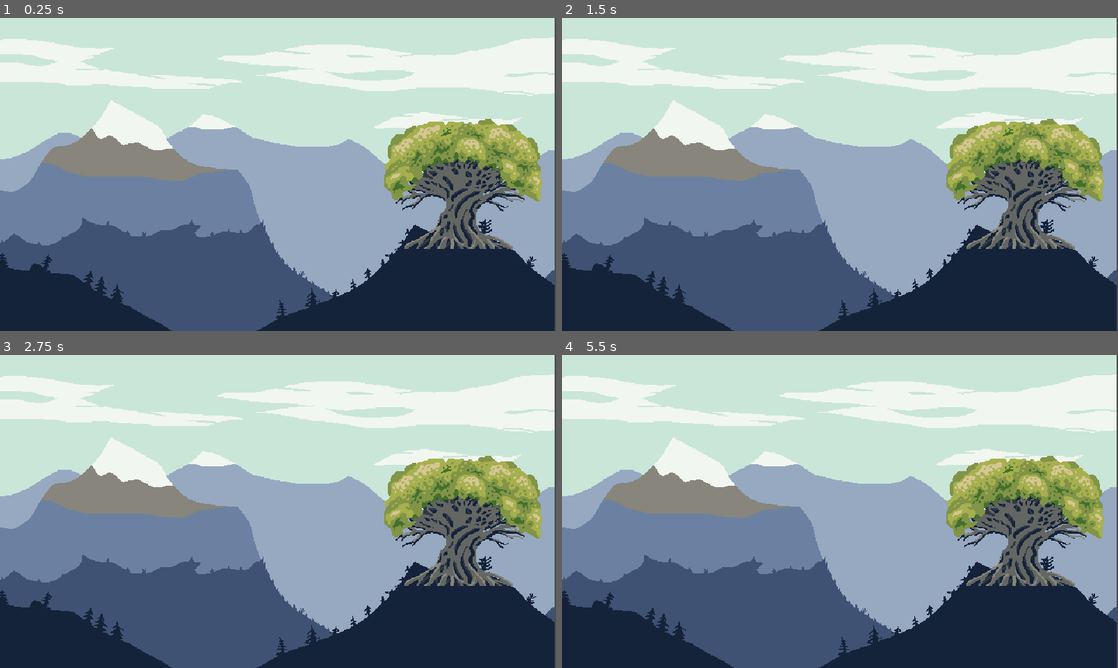
Above: before the commit, frames 1-4 (two rows, left to right).
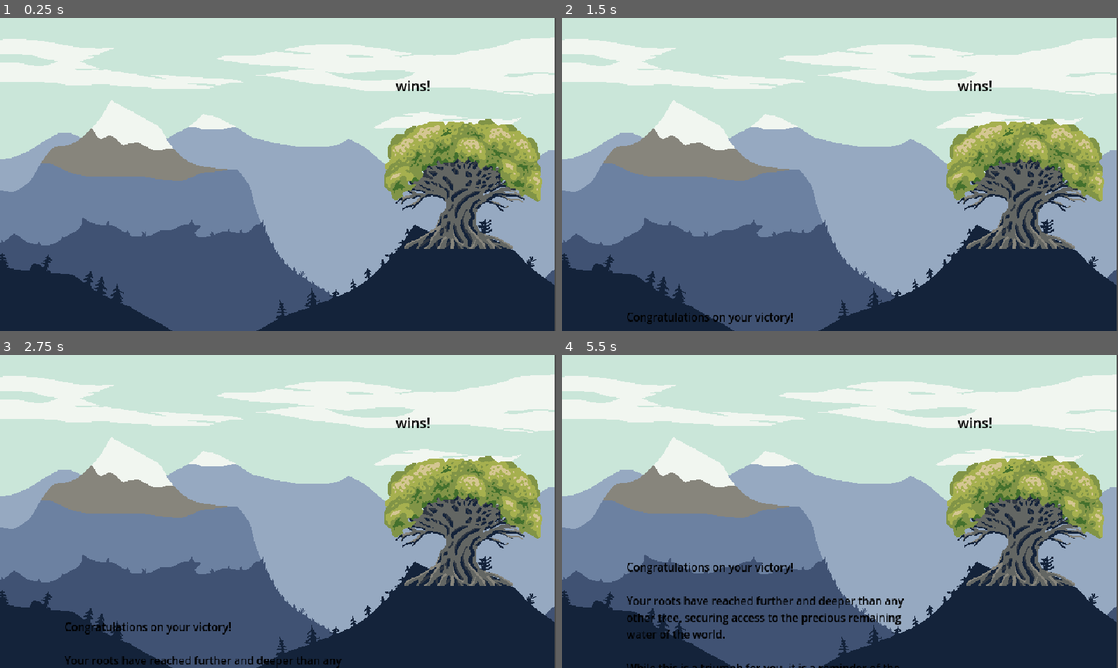
Above: after the commit, the same moments.

Repository: Rotta-Games/ragerootin
Game: Godot game, scene res://game_over.tscn
Two runs of this game, one before a commit and one after it. Both use one fixed random seed, a clock stepped at 60 frames per second and the inputs below. This scene is started directly instead of the project's main scene.
Inputs:
- Up to frame 1 (0.25 s): no input
- Up to frame 2 (1.5 s): tap Enter (ui_accept) at 0.5, 0.77 s; hold Right (player1_move_right) 0.53-1.28 s; tap Space (player1_shoot) at 0.6 s; hold Down (player1_move_down) from 1.28 s (still down); tap S (player2_move_down) at 1.35 s
- Up to frame 3 (2.75 s): tap Enter (ui_accept) at 1.52 s; release Down (player1_move_down) at 2.03 s; hold Right (player1_move_right) from 2.03 s (still down); hold A (player2_move_left) from 2.03 s (still down)
- Up to frame 4 (5.5 s): release Right (player1_move_right) at 2.78 s; release A (player2_move_left) at 2.78 s; hold Up (player1_move_up) 2.78-3.53 s; tap D (player2_move_right) at 2.85 s; tap Enter (ui_accept) at 3.02, 3.77, 4.52 s; hold W (player2_move_up) 3.53-4.28 s; hold Left (player1_move_left) 3.53-5.03 s; tap F (player2_shoot) at 4.35 s; hold Down (player1_move_down) from 5.03 s (still down); tap Space (player1_shoot) at 5.1 s

The runs differ from the first frame. In frame 1, 0.1% of the frame differs, in the area x 71-78%, y 20-24%; in frame 2, 0.4%; in frame 3, 0.9%; in frame 4, 2.0%, in the area x 11-78%, y 20-100%.

Commit message:
Add game over screen

Diff:
--- a/GameState.gd
+++ b/GameState.gd
@@ -1,6 +1,7 @@
 extends Node
 
 var winner_texture : Texture2D = Texture2D.new()
+var winner_name = ""
 
 var player1_water = 75
 var player2_water = 75
--- a/credits.tscn
+++ b/credits.tscn
@@ -11,8 +11,6 @@
 script = ExtResource("1_bnj77")
 
 [node name="Sprite2D" type="Sprite2D" parent="ParallaxBackground"]
-position = Vector2(-27, 1)
-scale = Vector2(1.22778, 1.00833)
 texture = ExtResource("2_6xems")
 centered = false
 
--- a/game.gd
+++ b/game.gd
@@ -11,7 +11,9 @@
 func winrar():
 	if(GameState.player1_water > GameState.player2_water):
 		GameState.winner_texture = $Planet/Tree1.texture
+		GameState.winner_name = "Player 1"
 	else:
 		GameState.winner_texture = $Planet/Tree2.texture
+		GameState.winner_name = "Player 2"
 
 	get_tree().change_scene_to_file("res://game_over.tscn")
--- a/game_over.gd
+++ b/game_over.gd
@@ -1,10 +1,16 @@
 extends Node2D
+
+var creditsTextState = 0
+const creditsTextScrollSpeed = 25
 
 # Called when the node enters the scene tree for the first time.
 func _ready():
-	$Tree/Trunk.texture = GameState.winner_texture
+	$ParallaxBackground/Tree/Trunk.texture = GameState.winner_texture
+	$ParallaxBackground/WinnerLabel.text = GameState.winner_name + " wins!"
 
 
 # Called every frame. 'delta' is the elapsed time since the previous frame.
 func _process(delta):
-	pass
+	if creditsTextState > -250:
+		self.creditsTextState = self.creditsTextState - self.creditsTextScrollSpeed * delta
+		$ParallaxBackground.set_scroll_offset(Vector2(0,self.creditsTextState))
--- a/game_over.tscn
+++ b/game_over.tscn
@@ -8,15 +8,41 @@
 [node name="game_over" type="Node2D"]
 script = ExtResource("1_h2h1d")
 
-[node name="ScoreScreen" type="Sprite2D" parent="."]
+[node name="ParallaxBackground" type="ParallaxBackground" parent="."]
+
+[node name="ScoreScreen" type="Sprite2D" parent="ParallaxBackground"]
 position = Vector2(318, 180)
 texture = ExtResource("1_2l1ia")
 
-[node name="Tree" type="Node2D" parent="."]
+[node name="Tree" type="Node2D" parent="ParallaxBackground"]
 position = Vector2(530, 190)
 
-[node name="Trunk" type="Sprite2D" parent="Tree"]
+[node name="Trunk" type="Sprite2D" parent="ParallaxBackground/Tree"]
 texture = ExtResource("3_5y81g")
 
-[node name="Leaves" type="Sprite2D" parent="Tree"]
+[node name="Leaves" type="Sprite2D" parent="ParallaxBackground/Tree"]
 texture = ExtResource("4_cos0f")
+
+[node name="ParallaxLayer" type="ParallaxLayer" parent="ParallaxBackground"]
+
+[node name="RichTextLabel" type="RichTextLabel" parent="ParallaxBackground/ParallaxLayer"]
+modulate = Color(0, 0, 0, 1)
+offset_left = 74.0
+offset_top = 371.0
+offset_right = 510.0
+offset_bottom = 711.0
+scale = Vector2(0.771674, 0.842333)
+text = "Congratulations on your victory!
+
+Your roots have reached further and deeper than any other tree, securing access to the precious remaining water of the world.
+
+While this is a triumph for you, it is a reminder of the harsh reality of a world without enough resources for all. May we learn from this game and strive towards a better future for our planet."
+
+[node name="WinnerLabel" type="RichTextLabel" parent="ParallaxBackground"]
+modulate = Color(0, 0, 0, 1)
+offset_left = 451.0
+offset_top = 66.0
+offset_right = 613.0
+offset_bottom = 106.0
+fit_content = true
+scroll_active = false
Binary file added: assets/gfx/waterbig_sheet.png
Not shown, added: assets/gfx/waterbig_sheet.png.import
